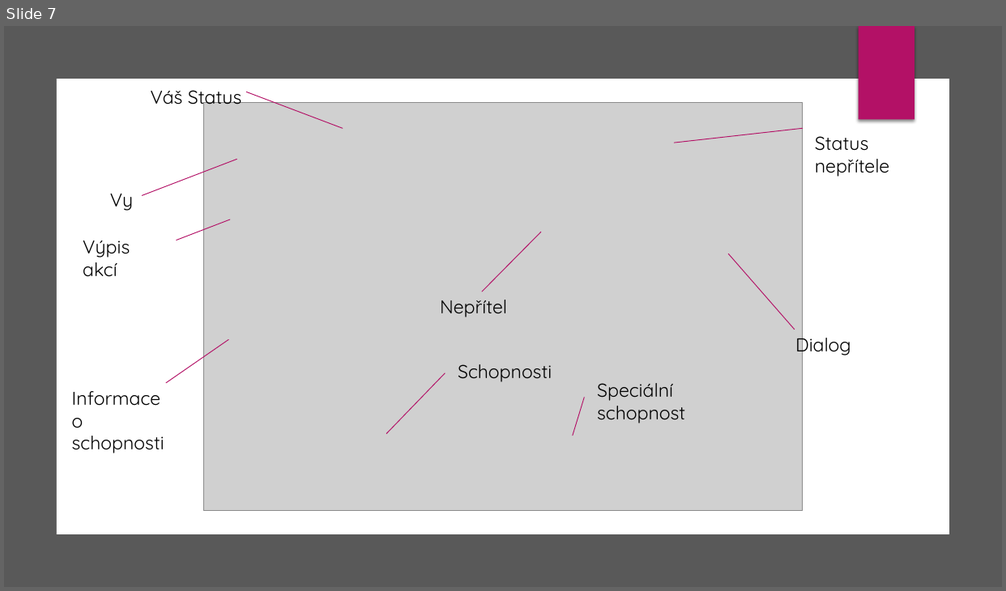
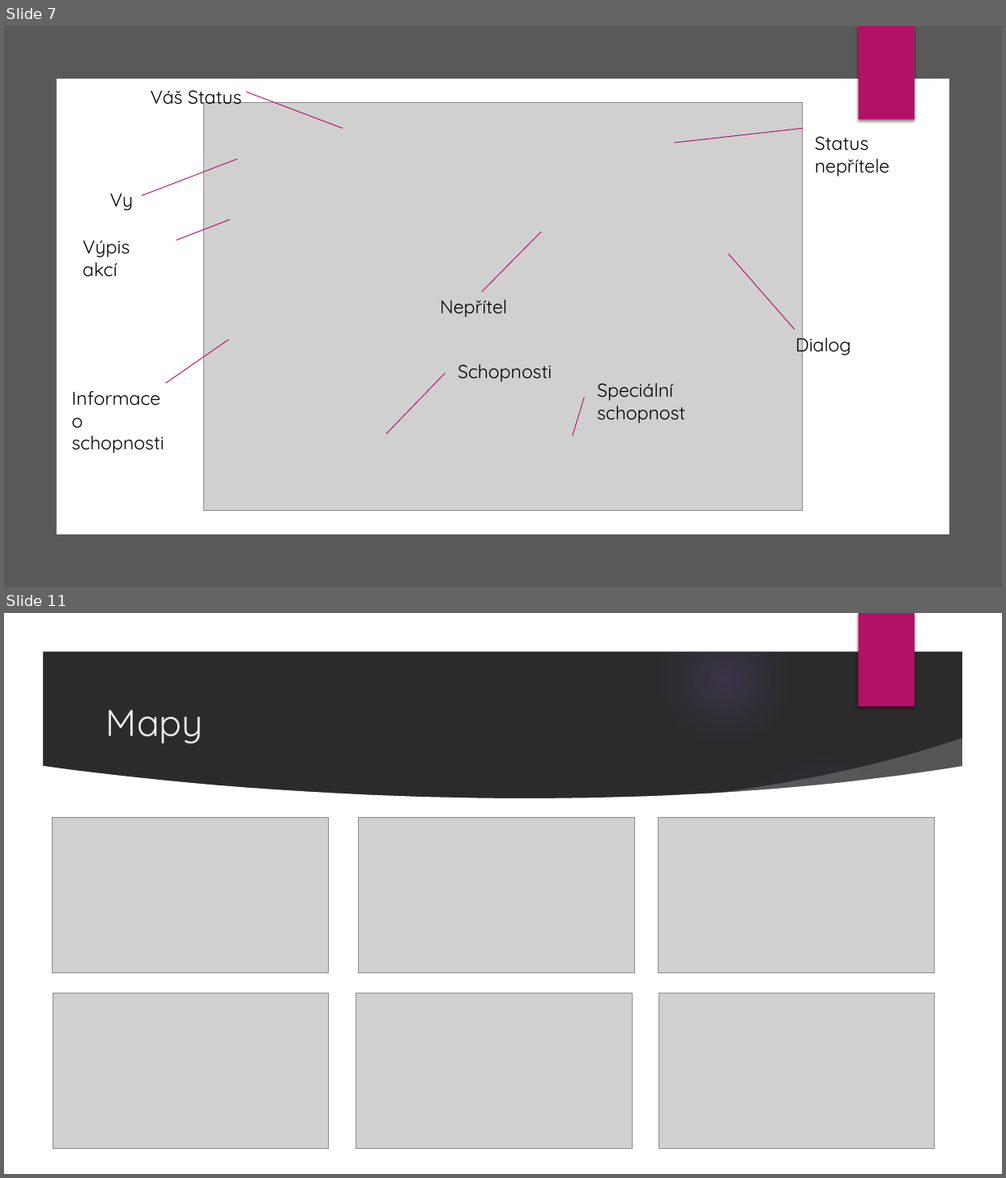
Before and after one commit to JacobCube/CubeIt_Test, a slide deck: Dokumentace/GUI-UI CubeIt 2 vystup.pptx. Shown one above the other, each under a label of ours: slide 7 before the commit, slides 7 and 11 after it; the slides between them are not shown. The pictures are 1006x591 and 1006x1178 pixels, drawn with LibreOffice and Linux fonts; fonts in the diff are those of the drawing; grey boxes stand for pictures; background and template pictures are left out; a plain dark background stands for a picture behind light text. Boxes give left, top, right and bottom in pixels: in the first picture for what was removed or moved away, otherwise in the second. Text is boxed around its words. In the diff, an @@ line names an element or a change of style, - is before the commit and + after.

```diff
--- a/Dokumentace/GUI-UI CubeIt 2 vystup.pptx
+++ b/Dokumentace/GUI-UI CubeIt 2 vystup.pptx
@@ slide 11 added at (x1=4, y1=613, x2=1002, y2=1174), background picture (left out); not listed: 5 template elements that a slide beside it also shows @@
@@ rectangle added at (x1=859, y1=613, x2=914, y2=707), fill #B31166 @@
@@ title added at (x1=106, y1=709, x2=203, y2=744), 36 pt, text #EBEBEB @@
+Mapy
@@ freeform shape added at (x1=698, y1=738, x2=971, y2=820), fill #FFFFFF at 20% opacity @@
@@ ellipse added at (x1=709, y1=750, x2=939, y2=981), fill gradient #9B6BF2 @@
@@ freeform shape added at (x1=41, y1=766, x2=965, y2=1137), fill #FFFFFF @@
@@ picture added at (x1=52, y1=818, x2=328, y2=973) @@
@@ picture added at (x1=359, y1=818, x2=635, y2=973) @@
@@ picture added at (x1=658, y1=818, x2=935, y2=973) @@
@@ picture added at (x1=53, y1=994, x2=329, y2=1149) @@
@@ picture added at (x1=356, y1=994, x2=632, y2=1149) @@
@@ picture added at (x1=659, y1=994, x2=935, y2=1149) @@
```
Also in this commit, not shown: 2 slides changed, 3 other slides added.
